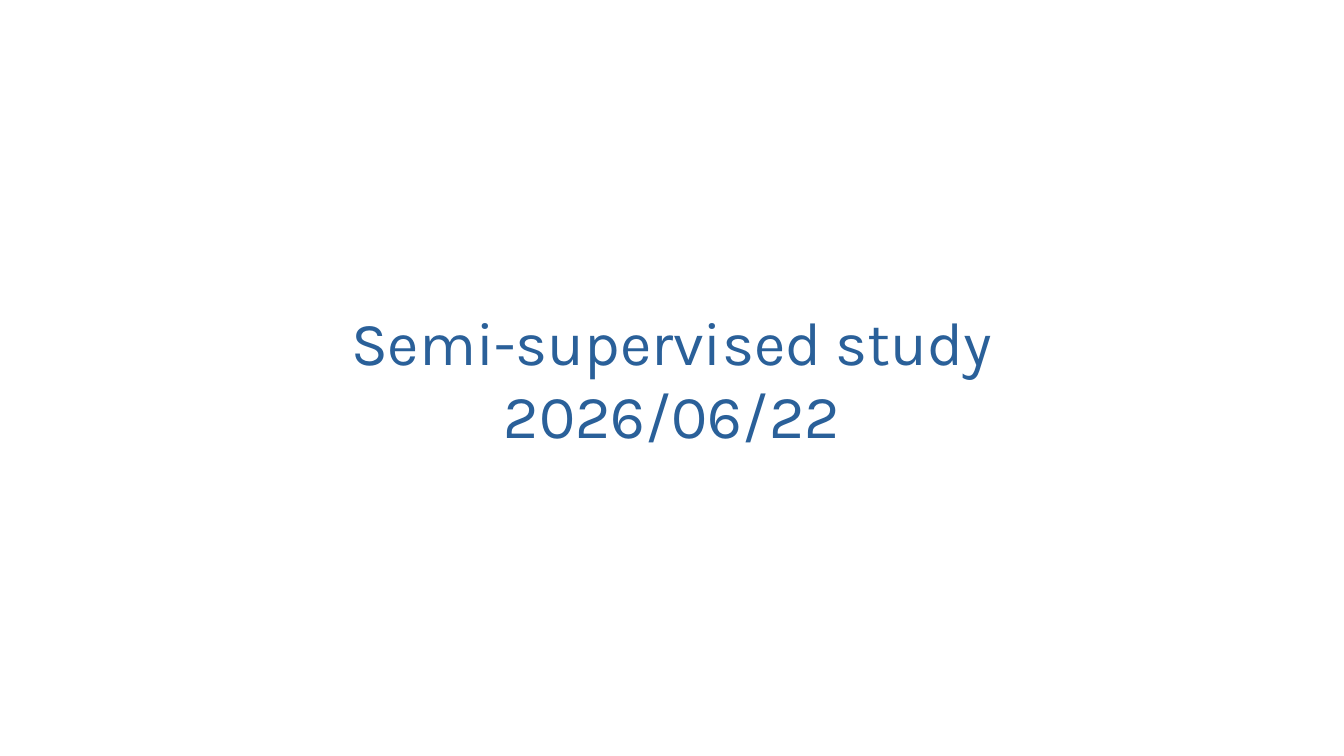
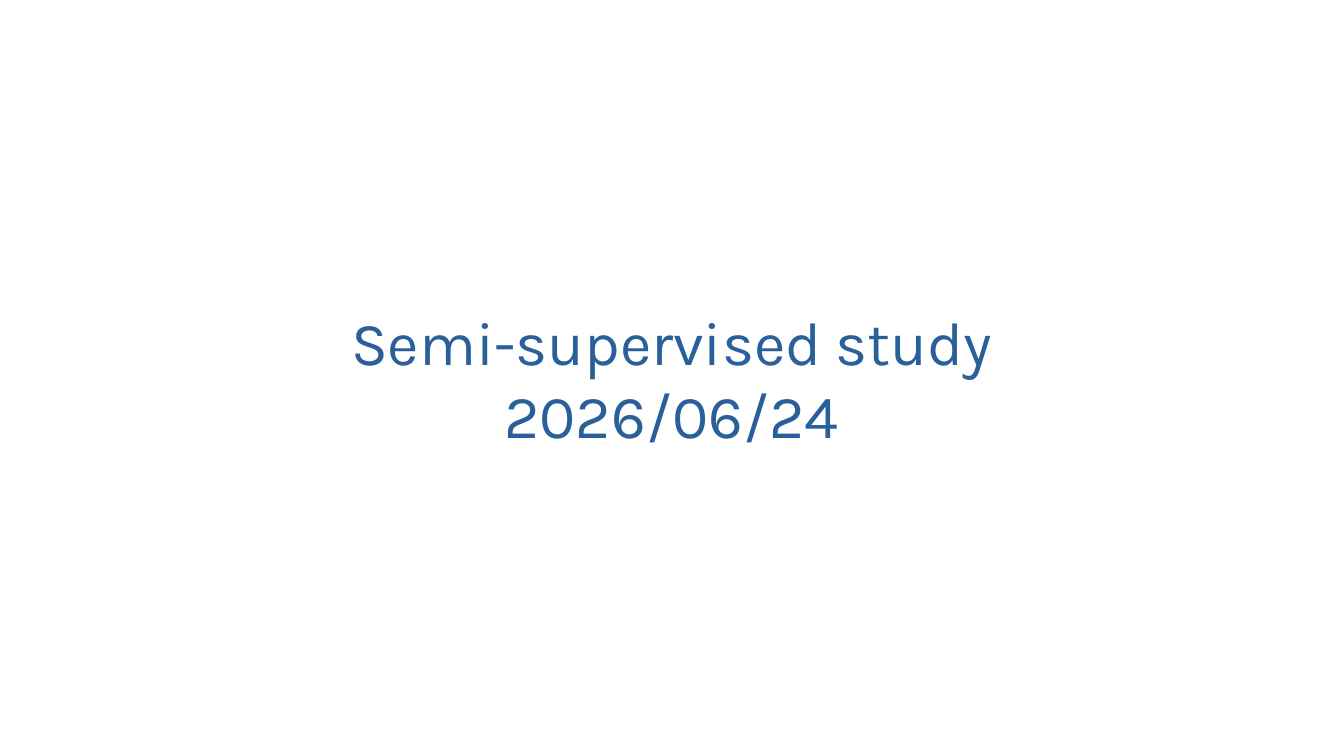
Before and after one commit to kir0ul/BayesClustering, a slide deck: slide 1 of docs/semi-supervised-study.odp. Drawn at 1344x756 pixels with LibreOffice and Linux fonts; fonts in the diff are those of the drawing. Boxes give left, top, right and bottom in pixels: in the first picture for what was removed or moved away, otherwise in the second. Text is boxed around its words. In the diff, an @@ line names an element or a change of style, - is before the commit and + after.

Commit message:
fix: division by zero + study on beta

```diff
--- a/docs/semi-supervised-study.odp
+++ b/docs/semi-supervised-study.odp
@@ title at bbox=[351, 323, 992, 443]: text changed @@
-Semi-supervised study
-2026/06/22
+Semi-supervised study
+2026/06/24
```
Also in this commit, not shown: 5 other slides changed, 3 slides added, 3 other files.
